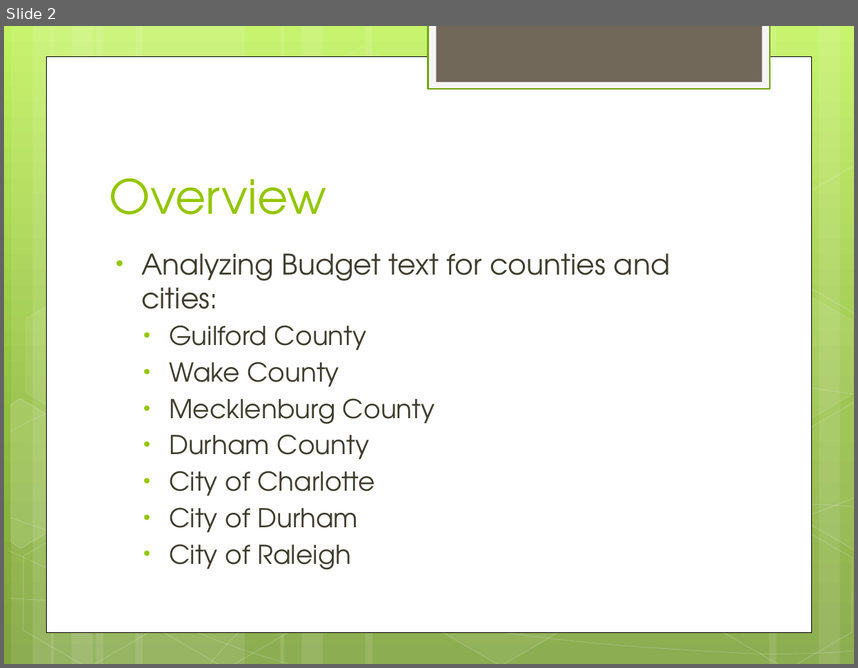
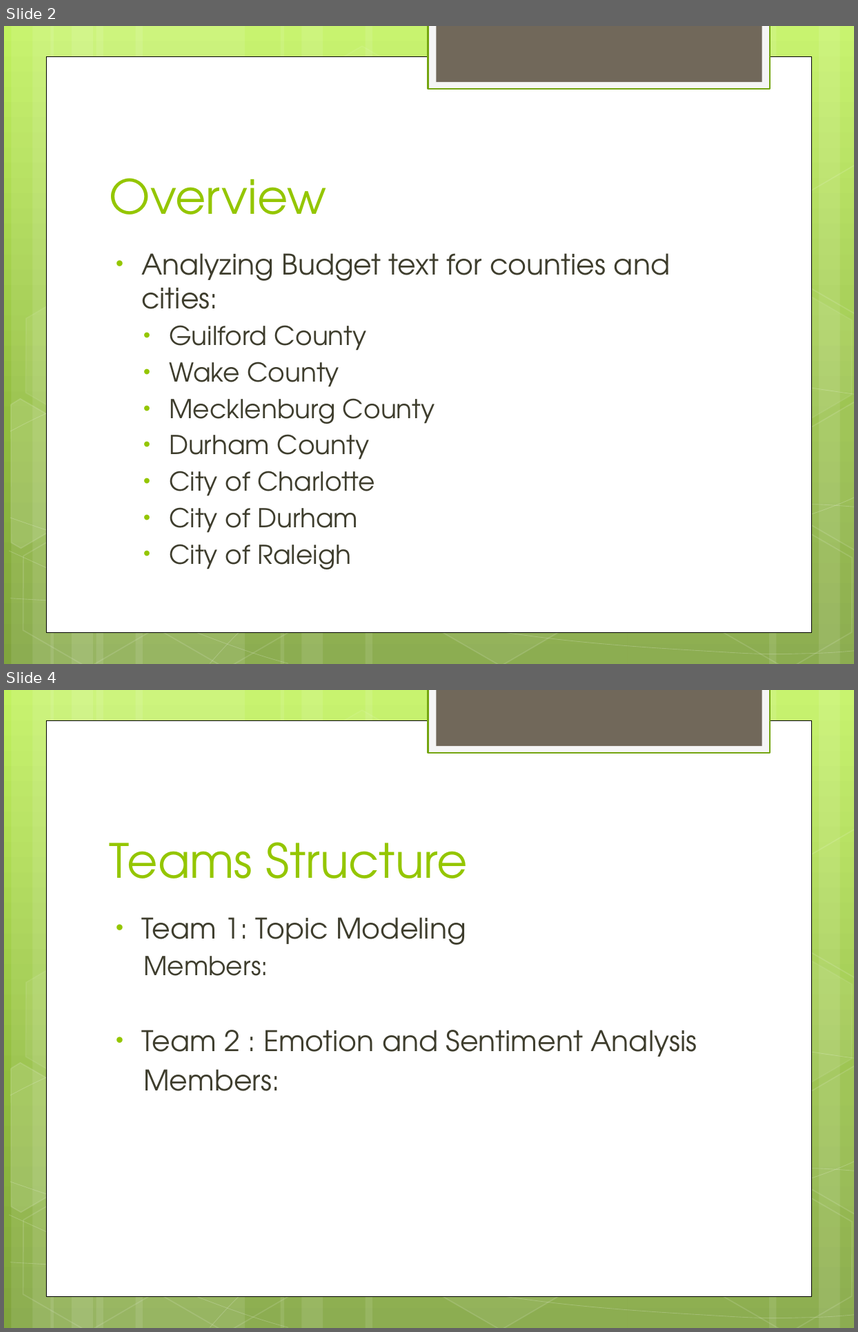
Before and after one commit to UNCG-CSE/Budget_Text_Analysis, a slide deck: doc/Project Review 1.pptx. Shown one above the other, each under a label of ours: slide 2 before the commit, slides 2 and 4 after it; the slides between them are not shown. The pictures are 858x668 and 858x1332 pixels, drawn with LibreOffice and Linux fonts; fonts in the diff are those of the drawing. Boxes give left, top, right and bottom in pixels: in the first picture for what was removed or moved away, otherwise in the second. Text is boxed around its words. In the diff, an @@ line names an element or a change of style, - is before the commit and + after.

```diff
--- a/doc/Project Review 1.pptx
+++ b/doc/Project Review 1.pptx
@@ slide 4 added at [4,690,854,1328], background gradient #C3F35F to #93BF3F to #81A53E; not listed: 31 template elements that a slide beside it also shows @@
@@ title added at [110,842,467,878], 40 pt, text #94C600 @@
+Teams Structure
@@ text added at [141,917,697,1091], 24 pt, text #3E3D2D @@
+• Team 1: Topic Modeling
+  Members:
+  • Team 2 : Emotion and Sentiment Analysis
+  Members:
```
Also in this commit, not shown: 1 slide changed, 5 other slides added, 1 other file.
